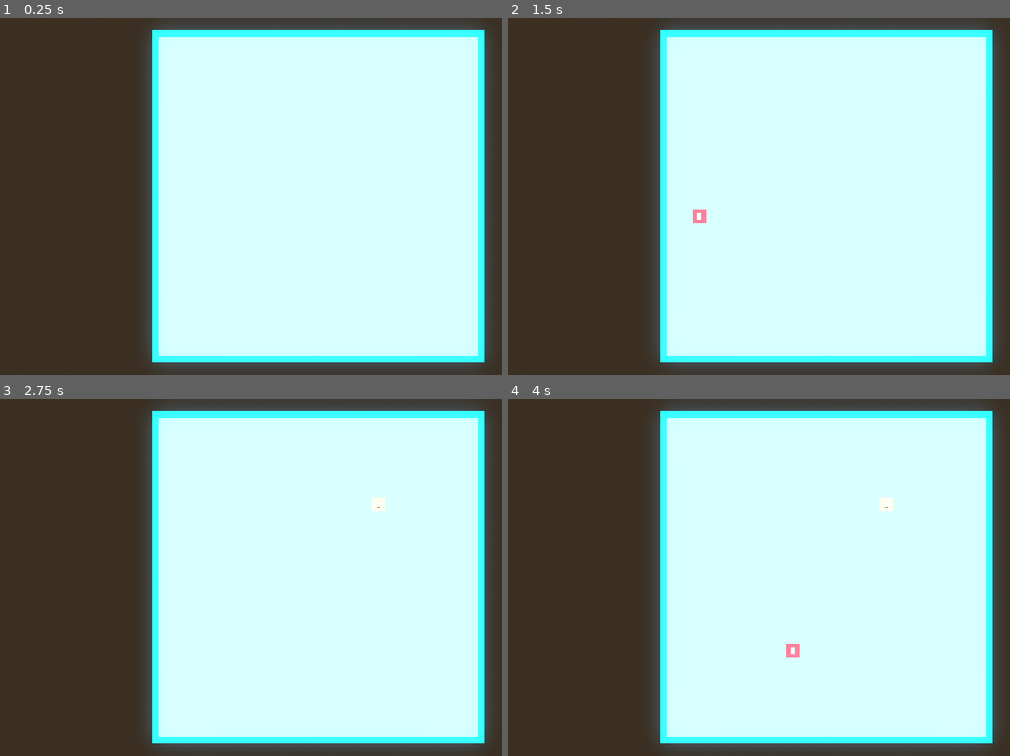
Above: before the commit, frames 1-4 (two rows, left to right).
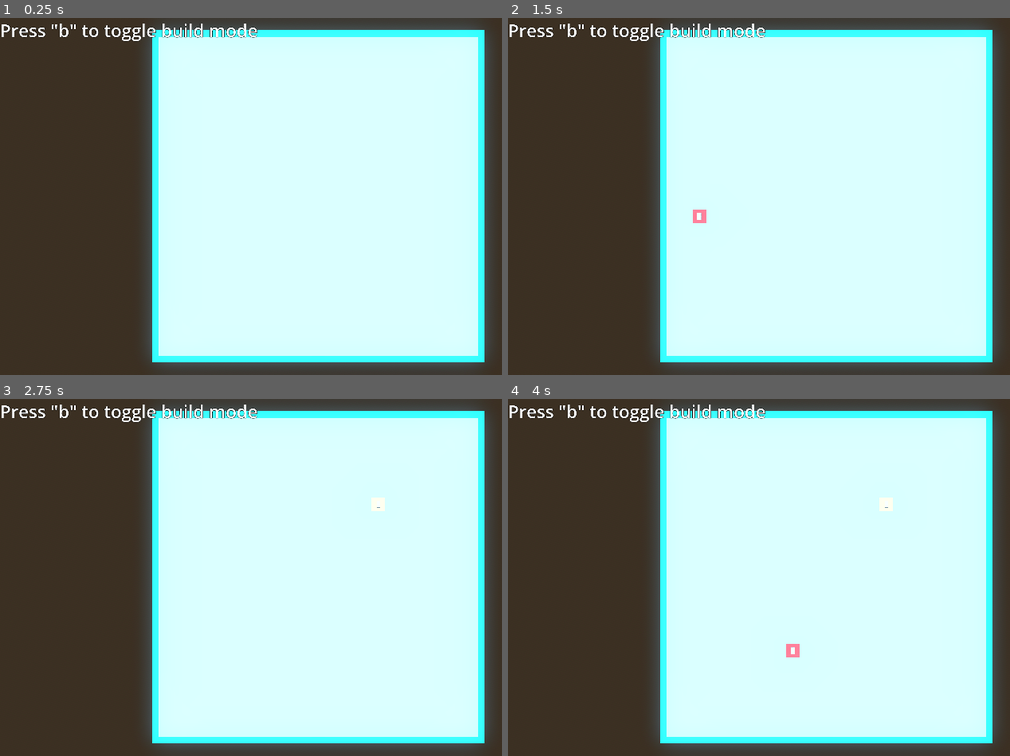
Above: after the commit, the same moments.

Repository: Qwenty228/netcentric
Game: Godot game, scene res://base_level.tscn
Same seed, same stepped clock (60 frames per second), same inputs: the game is played once before the commit and once after it.
Inputs (mouse positions are in pixels of both pictures, inside the frame that each line leads up to):
- Up to frame 1 (0.25 s): no input
- Up to frame 2 (1.5 s): tap B (build) at 0.5, 0.6, 1.25, 1.35 s; move the mouse to (964, 178) at 0.52 s; move the mouse to (698, 214) at 1.27 s
- Up to frame 3 (2.75 s): tap B (build) at 2, 2.3 s; move the mouse to (381, 498) at 2.02 s; click (381, 498) at 2.1 s
- Up to frame 4 (4 s): tap B (build) at 2.75, 2.85, 3.5, 3.6 s; move the mouse to (794, 648) at 2.77 s; move the mouse to (outside the picture) at 3.52 s

The runs differ from the first frame. In frame 1, 0.8% of the frame differs, in the area x 0-52%, y 1-7%; in frame 2, 0.8%; in frame 3, 0.8%; in frame 4, 0.8%.

Commit message:
Label explaining build mode

Diff:
--- a/base_level.tscn
+++ b/base_level.tscn
@@ -20,6 +20,11 @@
 
 [sub_resource type="StandardMaterial3D" id="StandardMaterial3D_mgmue"]
 albedo_color = Color(3.65794e-06, 0.630794, 0.971043, 1)
+
+[sub_resource type="LabelSettings" id="LabelSettings_4yaae"]
+font_size = 64
+outline_size = 5
+outline_color = Color(0, 0, 0, 1)
 
 [node name="BaseLevel" type="Node3D"]
 
@@ -52,3 +57,16 @@
 transform = Transform3D(1, 0, 0, 0, -4.37114e-08, 1, 0, -1, -4.37114e-08, 0, 70, 0.02)
 grid_map = NodePath("../GridMap")
 boat_manager = NodePath("../BoatManager")
+
+[node name="Control" type="Control" parent="."]
+layout_mode = 3
+anchors_preset = 0
+offset_right = 40.0
+offset_bottom = 40.0
+
+[node name="Label" type="Label" parent="Control"]
+layout_mode = 0
+offset_right = 40.0
+offset_bottom = 23.0
+text = "Press \"b\" to toggle build mode"
+label_settings = SubResource("LabelSettings_4yaae")
Not shown: 1 places in base_level.tscn that only renumber resources
